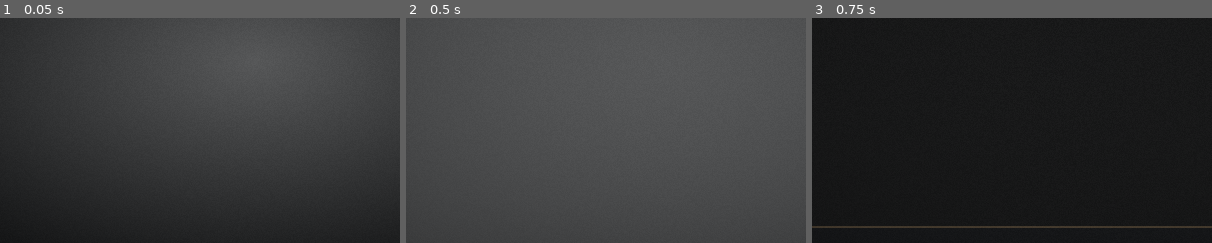
Above: before the commit, frames 1-3 (left to right).
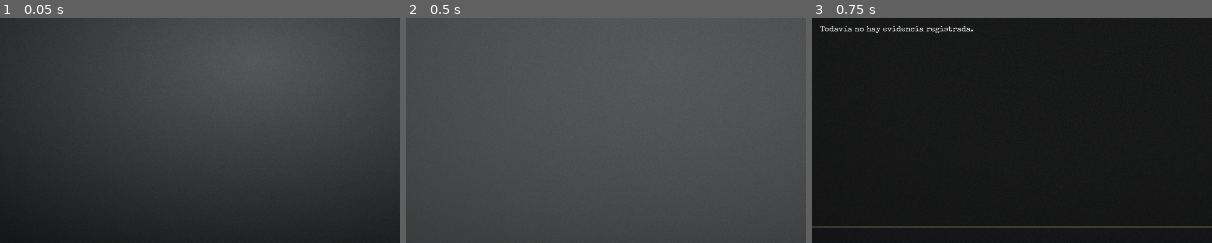
Above: after the commit, the same moments.

Repository: gabsvm/HorrorPlay
Game: Godot game, scene res://src/common/ui/ui_hud.tscn
Same seed, same stepped clock (60 frames per second), same inputs: the game is played once before the commit and once after it. This scene is started directly instead of the project's main scene.
Inputs:
- Up to frame 1 (0.05 s): no input
- Up to frame 2 (0.5 s): no input
- Up to frame 3 (0.75 s): click "Expediente" at 0.5 s
The pictures show only the part of the screen within x 18-68%, y 40-90%; the shares and areas given below are measured in that part.

Frames 1-2 are identical in both runs. In frame 3, 0.5% of the frame differs, in the area x 2-41%, y 3-7%.
Error before the commit: Invalid access to property or key 'theme_override_font_sizes' on a base object of type 'Label'. (res://src/common/ui/ui_hud.gd:212)

Commit message:
fix: apply empty casebook font override correctly

Diff:
--- a/src/common/ui/ui_hud.gd
+++ b/src/common/ui/ui_hud.gd
@@ -209,7 +209,7 @@
 	if Investigation.discovered_evidence.is_empty():
 		var empty_label = Label.new()
 		empty_label.text = "Todavía no hay evidencia registrada."
-		empty_label.theme_override_font_sizes.font_size = 19
+		empty_label.add_theme_font_size_override("font_size", 19)
 		evidence_list.add_child(empty_label)
 		if custom_font:
 			_apply_theme_font_recursive(empty_label, custom_font)
